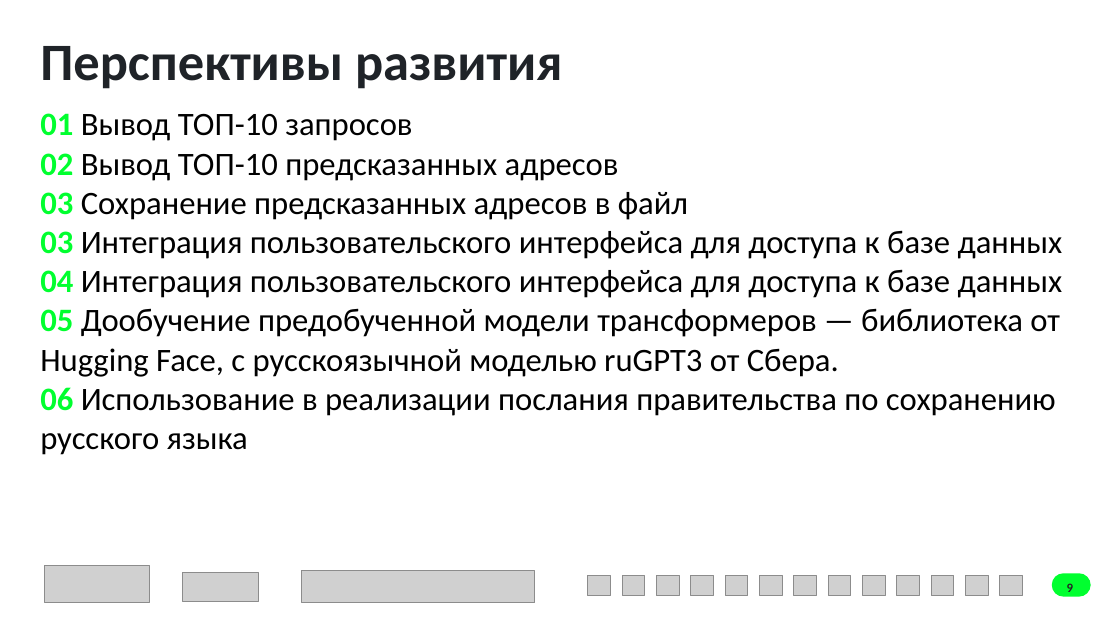
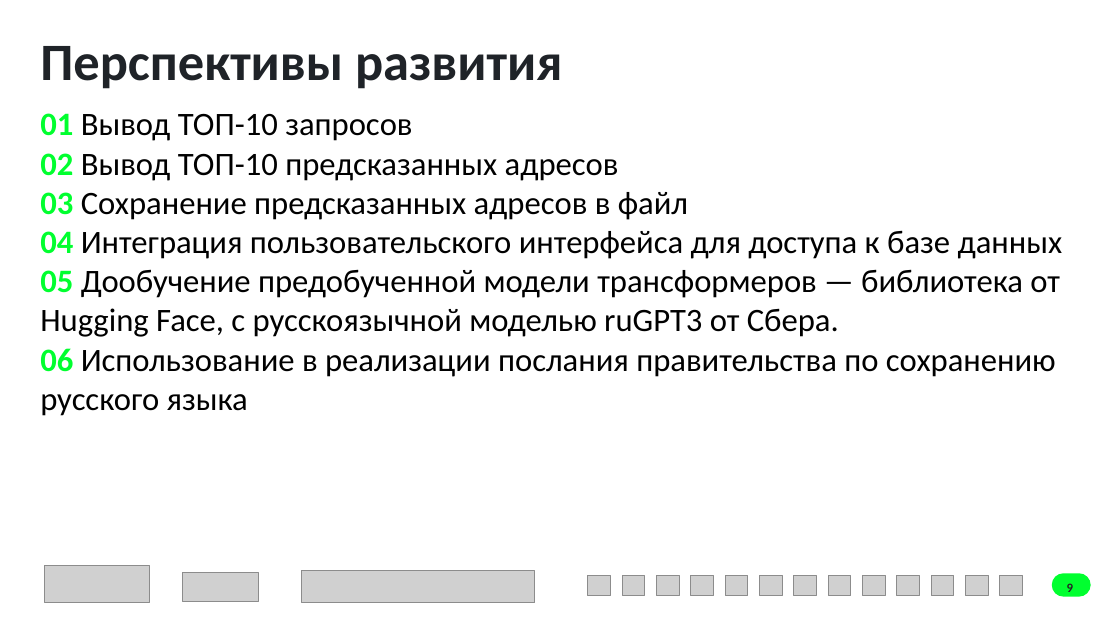
Before and after one commit to RuslanLat/spbhack, a slide deck: slide 9 of presentation.pptx. Drawn at 1120x630 pixels with LibreOffice and Linux fonts; fonts in the diff are those of the drawing; grey boxes stand for pictures. Boxes give left, top, right and bottom in pixels: in the first picture for what was removed or moved away, otherwise in the second. Text is boxed around its words. In the diff, an @@ line names an element or a change of style, - is before the commit and + after.

Commit message:
final commit

```diff
--- a/presentation.pptx
+++ b/presentation.pptx
@@ title at bbox=[40, 113, 1063, 416]: text changed @@
-01 Вывод ТОП-10 запросов
-02 Вывод ТОП-10 предсказанных адресов
-03 Сохранение предсказанных адресов в файл
-03 Интеграция пользовательского интерфейса для доступа к базе данных
-04 Интеграция пользовательского интерфейса для доступа к базе данных
-05 Дообучение предобученной модели трансформеров — библиотека от Hugging Face, с русскоязычной моделью ruGPT3 от Сбера.
-06 Использование в реализации послания правительства по сохранению русского языка
+01 Вывод ТОП-10 запросов
+02 Вывод ТОП-10 предсказанных адресов
+03 Сохранение предсказанных адресов в файл
+04 Интеграция пользовательского интерфейса для доступа к базе данных
+05 Дообучение предобученной модели трансформеров — библиотека от Hugging Face, с русскоязычной моделью ruGPT3 от Сбера.
+06 Использование в реализации послания правительства по сохранению русского языка
```
